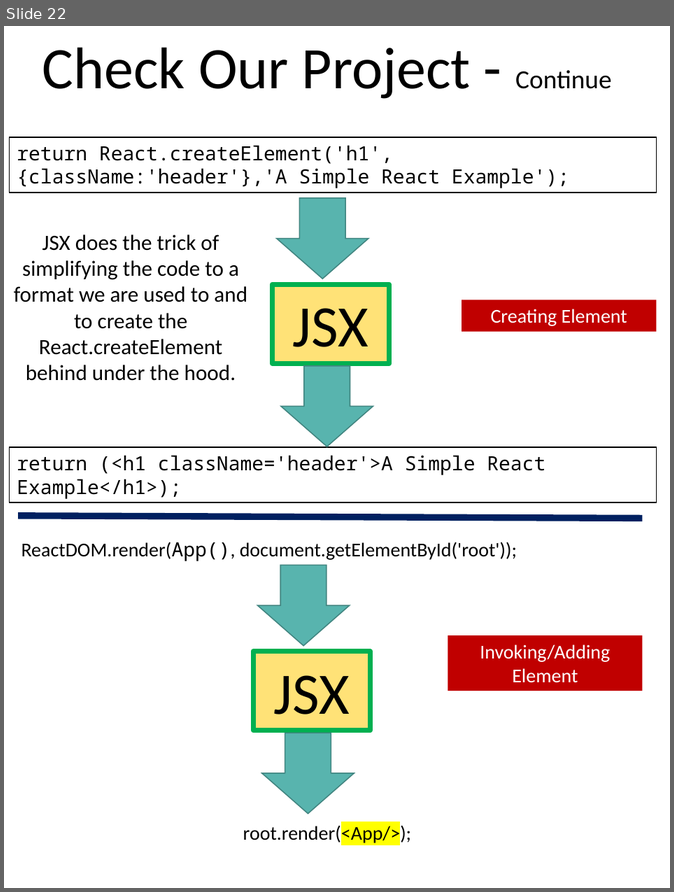
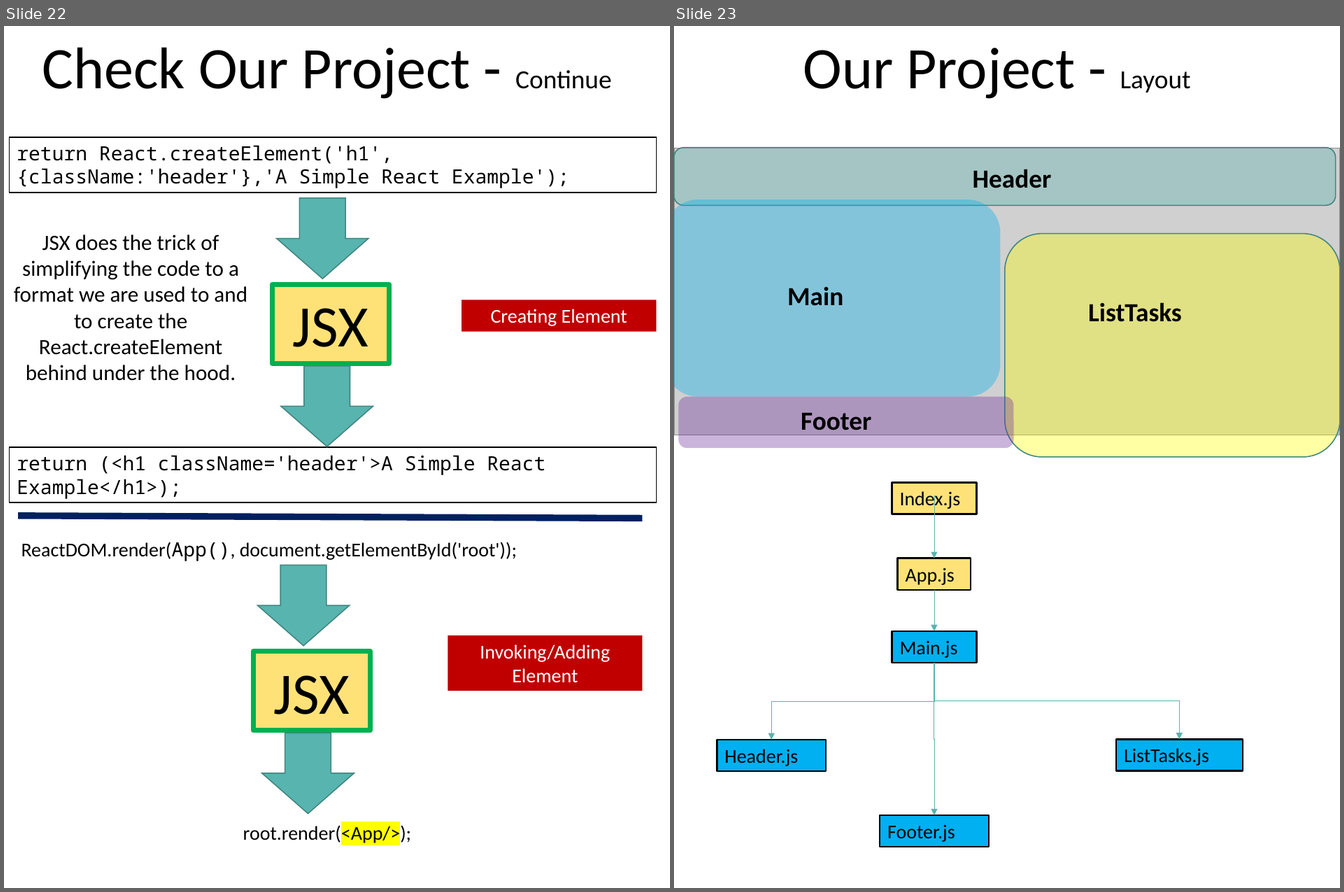
Before and after one commit to scorpion0511/mytracker, a slide deck: doc/React.pptx. Shown side by side, each under a label of ours: slide 22 before the commit, slides 22 and 23 after it. The pictures are 674x892 and 1344x892 pixels, drawn with LibreOffice and Linux fonts; fonts in the diff are those of the drawing; grey boxes stand for pictures. Boxes give left, top, right and bottom in pixels: in the first picture for what was removed or moved away, otherwise in the second. Text is boxed around its words. In the diff, an @@ line names an element or a change of style, - is before the commit and + after.

```diff
--- a/doc/React.pptx
+++ b/doc/React.pptx
@@ slide 23 added at bbox=[674, 26, 1340, 888], background #FFFFFF @@
@@ text added at bbox=[804, 48, 1191, 99], 54 pt, text #000000 @@
+Our Project - Layout
@@ picture added at bbox=[674, 148, 1340, 436] @@
@@ rounded rectangle added at bbox=[674, 148, 1336, 205], fill #58B4AE at 36% opacity, outline #418581 1 pt @@
@@ text added at bbox=[973, 169, 1052, 188], 24 pt, text #000000, bold @@
+Header
@@ rounded rectangle added at bbox=[674, 200, 1001, 397], fill #00B0F0 at 36% opacity @@
@@ rounded rectangle added at bbox=[1005, 234, 1340, 457], fill #FFFF00 at 36% opacity, outline #418581 1 pt @@
@@ text added at bbox=[787, 287, 843, 306], 24 pt, text #000000, bold @@
+Main
@@ text added at bbox=[1088, 302, 1182, 322], 24 pt, text #000000, bold @@
+ListTasks
@@ rounded rectangle added at bbox=[679, 397, 1014, 449], fill #7030A0 at 36% opacity @@
@@ text added at bbox=[801, 412, 871, 436], 24 pt, text #000000, bold @@
+Footer
@@ rectangle added at bbox=[892, 483, 976, 515], fill #FFE277, outline #000000 1.5 pt, 18 pt, text #000000 @@
+Index.js
@@ elbow arrow added from (934, 496) to (934, 558), #58B4AE 0.5 pt @@
@@ rectangle added at bbox=[897, 558, 971, 590], fill #FFE277, outline #000000 1.5 pt, 18 pt, text #000000 @@
+App.js
@@ elbow arrow added from (934, 590) to (934, 632), #58B4AE 0.5 pt @@
@@ rectangle added at bbox=[892, 632, 976, 662], fill #00B0F0, outline #000000 1.5 pt, 18 pt, text #000000 @@
+Main.js
@@ elbow arrow added from (934, 664) to (771, 740), #58B4AE 0.5 pt @@
@@ elbow arrow added from (934, 664) to (1179, 739), #58B4AE 0.5 pt @@
@@ elbow arrow added from (934, 664) to (934, 816), #58B4AE 0.5 pt @@
@@ rectangle added at bbox=[1116, 739, 1242, 771], fill #00B0F0, outline #000000 1.5 pt, 18 pt, text #000000 @@
+ListTasks.js
@@ rectangle added at bbox=[717, 740, 826, 772], fill #00B0F0, outline #000000 1.5 pt, 18 pt, text #000000 @@
+Header.js
@@ rectangle added at bbox=[880, 816, 989, 847], fill #00B0F0, outline #000000 1.5 pt, 18 pt, text #000000 @@
+Footer.js
```
Also in this commit, not shown: 6 slides changed, 3 other slides added, 4 slides removed.
